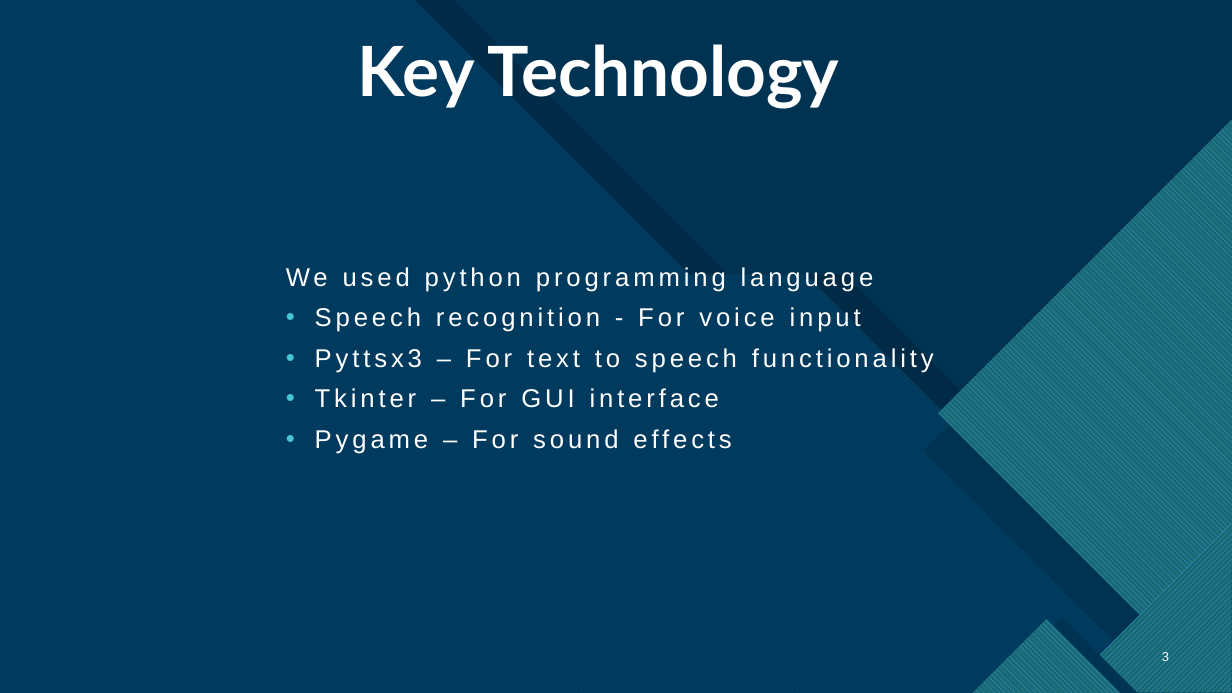
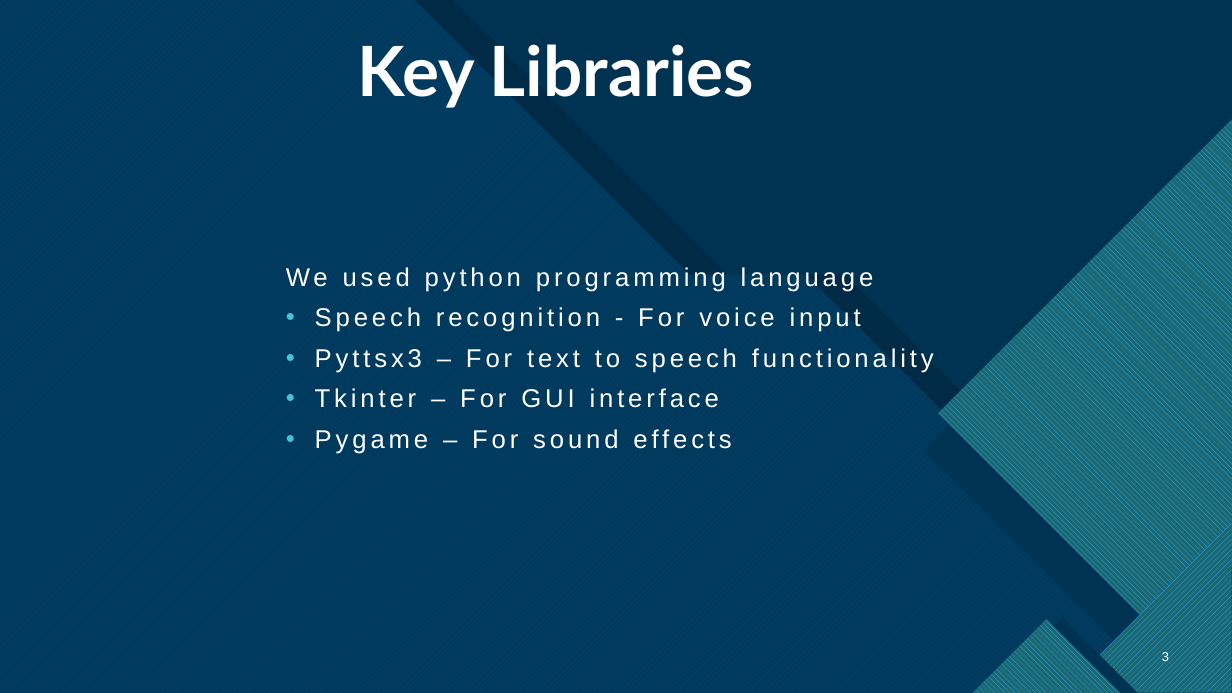
Before and after one commit to RPrincy/Personal-Virtual-Assistant, a slide deck: slide 3 of sparrow virtual assistance python.pptx. Drawn at 1232x693 pixels with LibreOffice and Linux fonts; fonts in the diff are those of the drawing. Boxes give left, top, right and bottom in pixels: in the first picture for what was removed or moved away, otherwise in the second. Text is boxed around its words. In the diff, an @@ line names an element or a change of style, - is before the commit and + after.

```diff
--- a/sparrow virtual assistance python.pptx
+++ b/sparrow virtual assistance python.pptx
@@ title at bbox=[357, 44, 754, 108]: text changed @@
-Key Technology
+Key Libraries
```
Also in this commit, not shown: 2 other slides changed.
